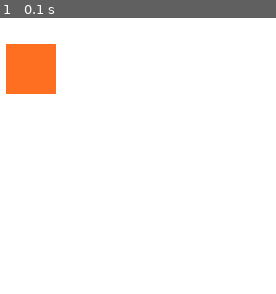
Above: before the commit, frame 1.
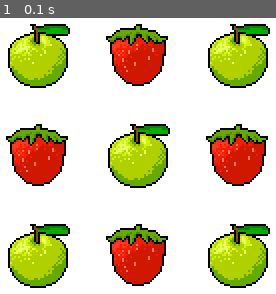
Above: after the commit, the same moment.

Repository: brooklyndippo/fruit-ninja-pygames
Game: pygame game, started from game.py
The game is run twice, just before and just after one commit, with the same random seed, the same clock (stepped at 60 frames per second) and the same inputs.
Inputs:
- Up to frame 1 (0.1 s): no input

The runs differ from the first frame. In frame 1, 35% of the frame differs, in the area x 2-98%, y 2-98%.

Commit message:
drawing objects - alternating strawberries and apples on a grid

Diff:
--- a/game.py
+++ b/game.py
@@ -5,17 +5,6 @@
 screen_width = 500
 screen_height = 500
 screen = pygame.display.set_mode([screen_height, screen_height])
-
-# Create a new instance of Surface
-surface = pygame.Surface((50, 50))
-surface.fill((255, 111, 33))
-
-# Clear screen
-screen.fill((255, 255, 255))
-
-# Draw the surface
-screen.blit(surface, (100, 120))
-
 
 # Creat the game loop
 running = True
@@ -25,11 +14,36 @@
         if event.type == pygame.QUIT:
             running = False
 
+    # Clear screen
+    screen.fill((255, 255, 255))
 
     #----------------------------------------------------------
     #YOUR DRAWING
 
+    class GameObject(pygame.sprite.Sprite):
+        def __init__(self, x, y, image):
+            super(GameObject, self).__init__()
+            self.surf = pygame.image.load(image)
+            self.x = x
+            self.y = y
 
+        def render(self, screen):
+            screen.blit(self.surf, (self.x, self.y))
+
+  # #draw the fruits
+    for num in range (0,9):
+        x = num % 3
+        y = int(num/3)
+
+        if num % 2:
+            fruit = 'strawberry.png'
+
+        else:
+            fruit = 'apple.png'
+
+        newFruit = GameObject (((x+1)*100), ((y+1)*100), fruit)
+        newFruit.render(screen)
+        print(x, y, fruit)
 
     #----------------------------------------------------------
 
Binary file added: apple.png
Binary file added: strawberry.png
